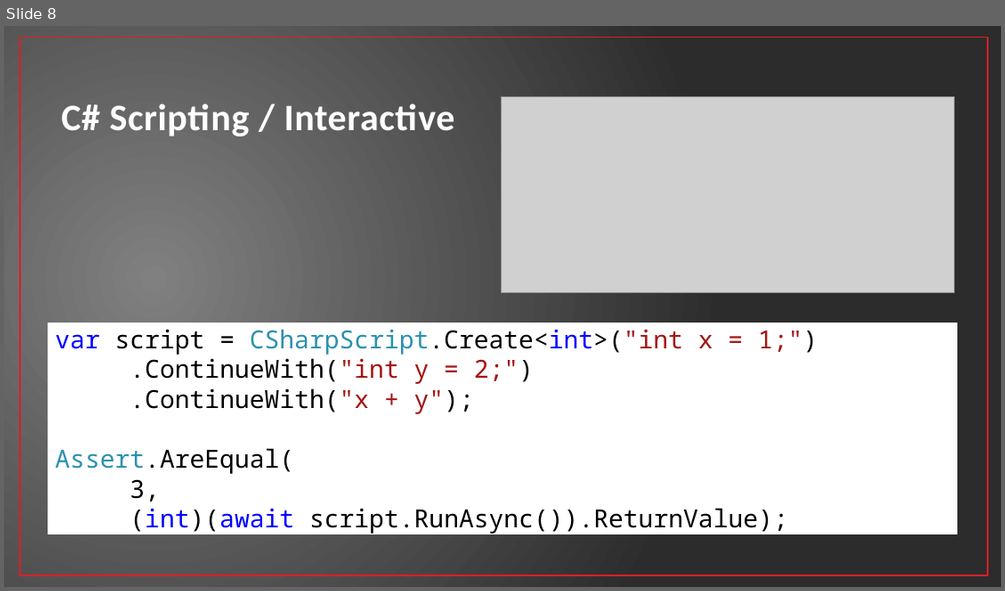
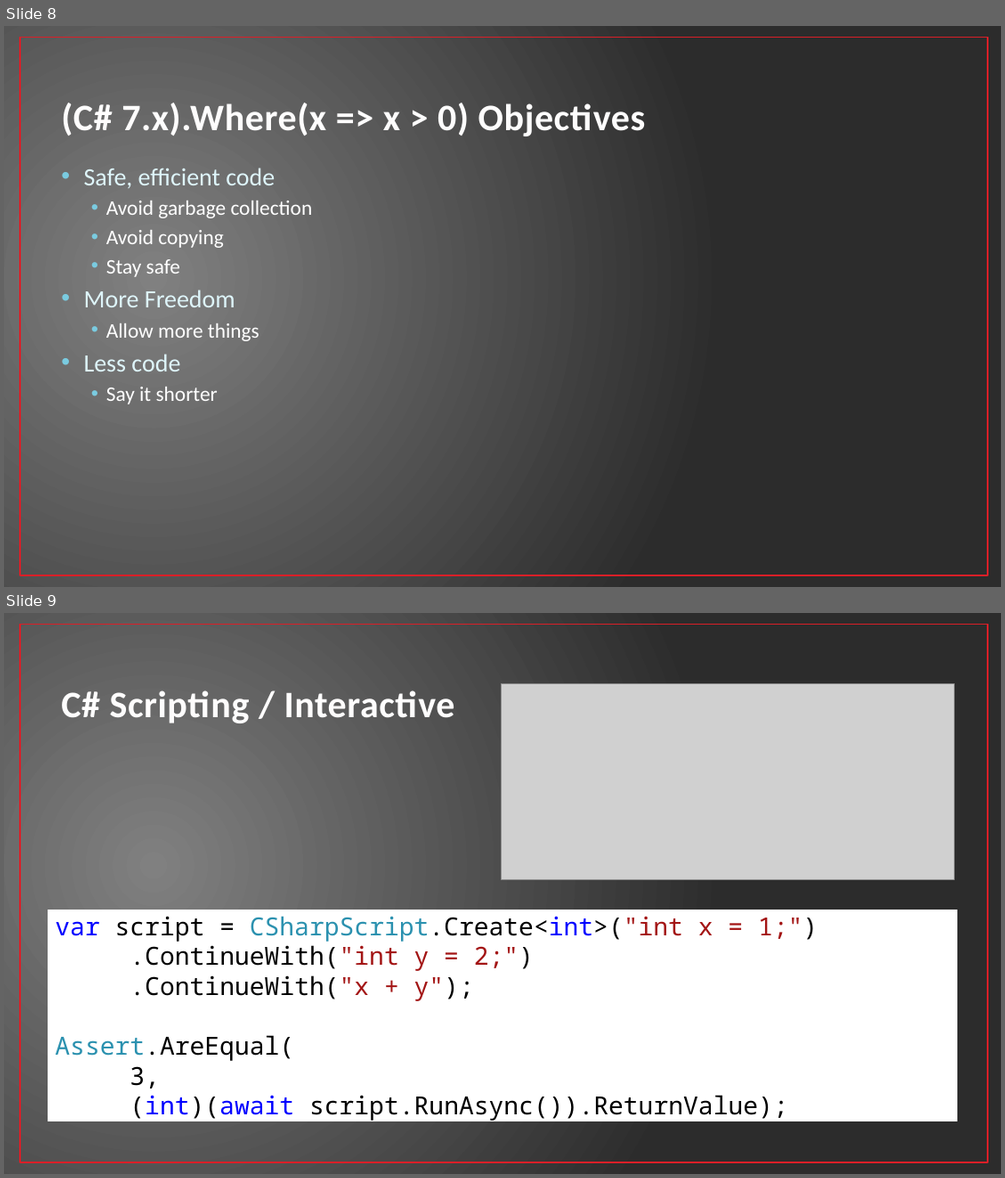
Before and after one commit to jwooley/RoslynAndYou, a slide deck: RoslynAndYou.pptx. Shown one above the other, each under a label of ours: slide 8 before the commit, slides 8 and 9 after it. The pictures are 1005x591 and 1005x1178 pixels, drawn with LibreOffice and Linux fonts; fonts in the diff are those of the drawing; grey boxes stand for pictures. Boxes give left, top, right and bottom in pixels: in the first picture for what was removed or moved away, otherwise in the second. Text is boxed around its words. In the diff, an @@ line names an element or a change of style, - is before the commit and + after.

```diff
--- a/RoslynAndYou.pptx
+++ b/RoslynAndYou.pptx
@@ slide 8 added at box(4, 26, 1001, 587), background gradient #808080 to #2C2C2C; not listed: 1 template element that a slide beside it also shows @@
@@ title added at box(61, 103, 646, 136), 36 pt, text #FEFEFE, bold @@
+(C# 7.x).Where(x => x > 0) Objectives
@@ text added at box(84, 168, 313, 404), 20 pt, text #FFFFFF @@
+• Safe, efficient code
+  • Avoid garbage collection
+  • Avoid copying
+  • Stay safe
+• More Freedom
+  • Allow more things
+• Less code
+  • Say it shorter
@@ what was slide 8 is now slide 9 @@
```
Also in this commit, not shown: 2 slides changed, 1 other slide added, 1 slide removed, 9 other files.
